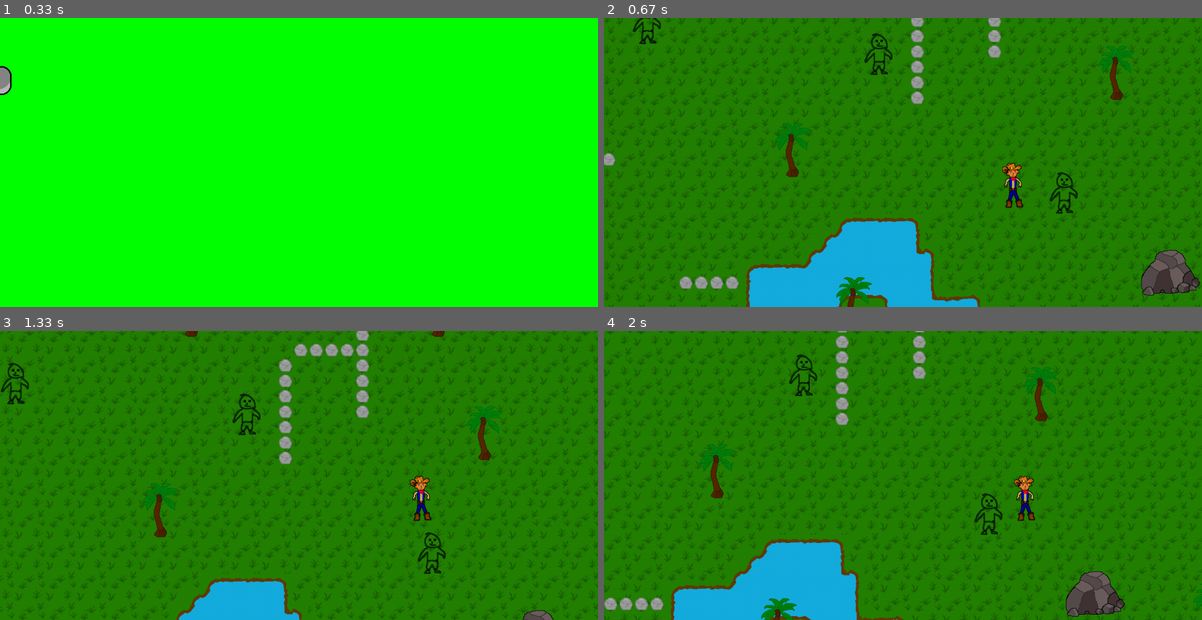
Above: before the commit, frames 1-4 (two rows, left to right).
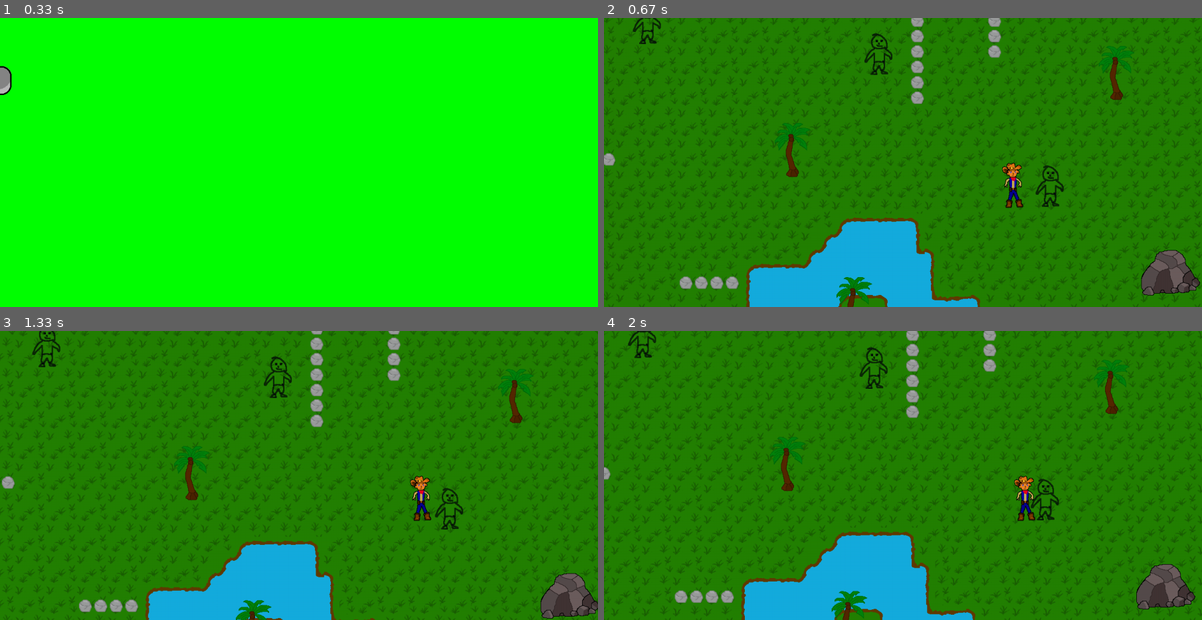
Above: after the commit, the same moments.

Repository: vrajnandak/ZENSE_pygame_proj
Game: pygame game, started from src/main.py
The game is run twice, just before and just after one commit, with the same random seed, the same clock (stepped at 60 frames per second) and the same inputs.
Inputs (mouse positions are in pixels of both pictures, inside the frame that each line leads up to):
- Up to frame 1 (0.33 s): no input
- Up to frame 2 (0.67 s): click "New Game" at 0.38 s
- Up to frame 3 (1.33 s): hold W 0.67-1.13 s; hold Right 0.67-1.13 s; move the mouse to (275, 487) at 0.7 s; tap A at 1.17 s
- Up to frame 4 (2 s): hold S 1.5-1.97 s; hold Right 1.5-1.97 s; move the mouse to (962, 539) at 1.53 s

Frame 1 is identical in both runs. In frame 2, 0.4% of the frame differs, in the area x 72-80%, y 51-68%; in frame 3, 22%; in frame 4, 22%, in the area x 0-100%, y 0-100%.

Commit message:
Tried to add zoom camera but stopped.

Diff:
--- a/src/Level.py
+++ b/src/Level.py
@@ -177,12 +177,6 @@
 
     #A method to get the offset for the box-camera using the box_rect and the player position.
     def get_box_based_offset(self):
-        #Change the offset only if there is a chance of moving the box with respect to the map.
-        # if((self.box_camera['left']<self.box_rect.x<self.box_camera['right']) and
-        #    (self.box_camera['top']<self.box_rect.y<self.box_camera['top'])):
-        # if((self.box_camera['left']<self.box_rect.x and (self.box_rect.right< self.LEVEL_WIDTH-self.box_camera['right'])) and (self.box_camera['top']<self.box_rect.y and (self.box_rect.bottom< self.LEVEL_HEIGHT-self.box_camera['bottom']))):
-                # print('slkdfjsdklf')
-                #Changing the position of the box_rect if the player has moved out of the rect
         if(self.player.rect.left < self.box_rect.left):
             print('one')
             self.box_rect.left=self.player.rect.left
@@ -196,15 +190,10 @@
         if(self.player.rect.bottom > self.box_rect.bottom):
             self.box_rect.bottom=self.player.rect.bottom
             pass
-        pass
 
         self.offset.x=self.box_rect.left-self.box_camera['left']
         self.offset.y=self.box_rect.top-self.box_camera['top']
         self.player.offset=self.offset
-        # print(self.player.rect.x, 'and', self.player.rect.y)
-        # print(self.box_rect.x, ' and', self.box_rect.y)
-
-
         pass
 
     #A method to add the offset accumulated by keyboard keys to the final offset used for blitting sprites.
--- a/src/Player.py
+++ b/src/Player.py
@@ -28,26 +28,13 @@
     #A method to set the direction of player, attack mode, heal mode etc.
     def use_controls(self,keys):
         #Using the normal movement controls.
-            #We could also set the direction in just 2 lines but then you would have to do a separate logic for the w,a,s,d keys.
-            # self.direction.x=(keys[pygame.K_DOWN]-keys[pygame.K_UP])
-            # self.direction.y=(keys[pygame.K_RIGHT]-keys[pygame.K_LEFT])
         self.direction.x=0
         self.direction.y=0
-        ########HAVE TO MAKE THE BELOW IF CONDITIONALS TO BE PART OF AN if-else LADDER INORDER FOR THERE TO BE NO PROBLEM IN UPDATING THE DETECTION TILES.
-        # if(keys[pygame.K_w] or keys[pygame.K_UP]):
-        #     self.direction.y=-1
-        # if(keys[pygame.K_a] or keys[pygame.K_LEFT]):
-        #     self.direction.x=-1
-        # if(keys[pygame.K_s] or keys[pygame.K_DOWN]):
-        #     self.direction.y=1
-        # if(keys[pygame.K_d] or keys[pygame.K_RIGHT]):
-            # self.direction.x=1
         if(keys[pygame.K_w] or keys[pygame.K_UP]):
             self.direction.y=-1
         if(keys[pygame.K_s] or keys[pygame.K_DOWN]):
             self.direction.y=1
         if(keys[pygame.K_a] or keys[pygame.K_LEFT]):
-            print('going left')
             self.direction.x=-1
         if(keys[pygame.K_d] or keys[pygame.K_RIGHT]):
             self.direction.x=1
@@ -65,9 +52,7 @@
             return ret_val
         elif(ret1==2 or ret2==2):
             return 2
-        else:
-            return 0
-        # return ret_val
+        return 0
 
     def move(self,keys,level):
         self.use_controls(keys)
--- a/src/Settings.py
+++ b/src/Settings.py
@@ -16,7 +16,7 @@
     '2': [],
     '3': []
 }
-ENEMY_ATTACK_RADIUS=1         #A radius 5 BASE_SIZE's
+ENEMY_ATTACK_RADIUS=12         #A radius 5 BASE_SIZE's
 
 #Sizes
 BASE_SIZE=32
Not shown, changed: README.md
